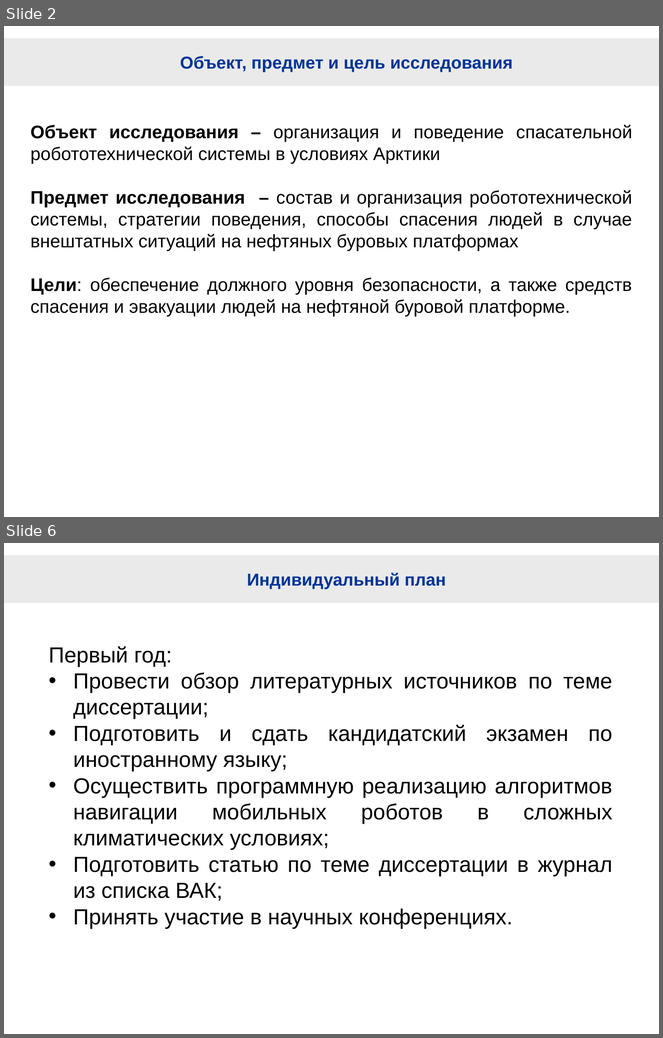
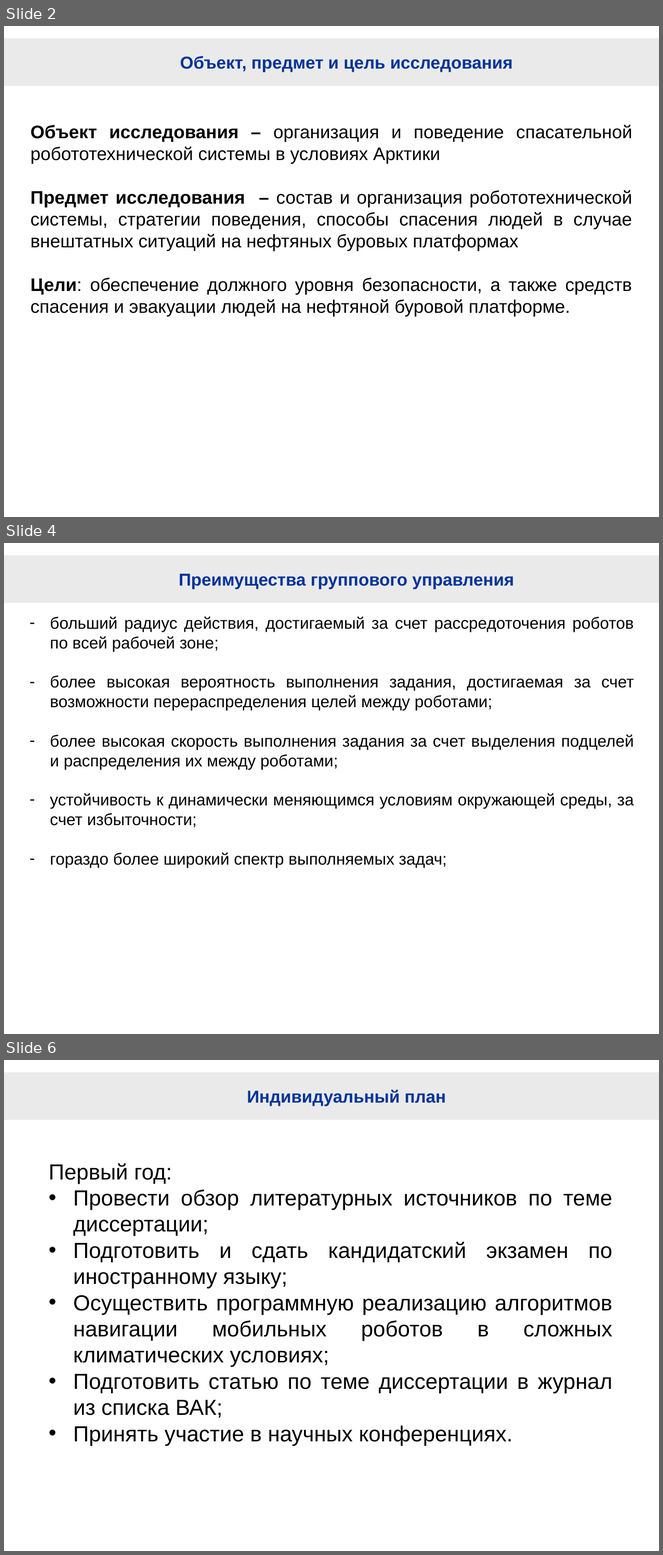
Before and after one commit to hellraptor/RescueRobots, a slide deck: RescueRobotsForNN.pptx. Shown one above the other, each under a label of ours: slides 2 and 6 before the commit, slides 2, 4 and 6 after it; the slides between them are not shown. The pictures are 663x1038 and 663x1555 pixels, drawn with LibreOffice and Linux fonts; fonts in the diff are those of the drawing; background and template pictures are left out. Boxes give left, top, right and bottom in pixels: in the first picture for what was removed or moved away, otherwise in the second. Text is boxed around its words. In the diff, an @@ line names an element or a change of style, - is before the commit and + after.

Commit message:
3 slides in presintation and small changes in text

```diff
--- a/RescueRobotsForNN.pptx
+++ b/RescueRobotsForNN.pptx
@@ slide 4 added at box(4, 543, 659, 1034), background #FFFFFF; not listed: 1 template element that a slide beside it also shows @@
@@ title added at box(179, 574, 514, 589), 19 pt, text #003399, bold @@
+Преимущества группового управления
@@ text added at box(50, 616, 634, 868), 18 pt, text #000000 @@
+– больший радиус действия, достигаемый за счет рассредоточения роботов по всей рабочей зоне;
+– более высокая вероятность выполнения задания, достигаемая за счет возможности перераспределения целей между роботами;
+– более высокая скорость выполнения задания за счет выделения подцелей и распределения их между роботами;
+– устойчивость к динамически меняющимся условиям окружающей среды, за счет избыточности;
+– гораздо более широкий спектр выполняемых задач;
```
Also in this commit, not shown: 1 slide changed, 1 other slide added, 2 slides removed, 1 other file.
